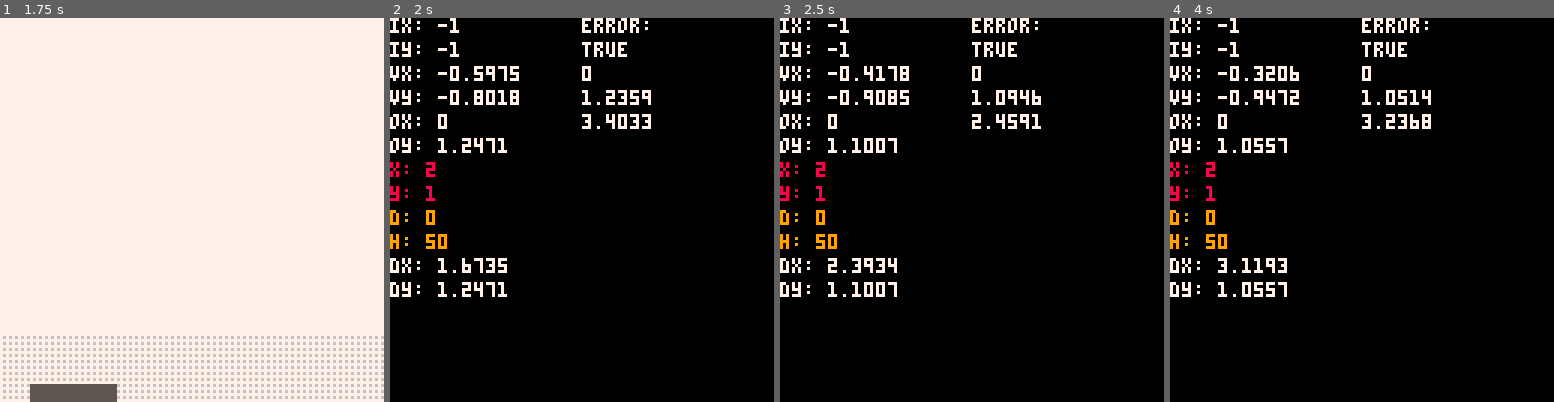
Above: before the commit, frames 1-4 (left to right).
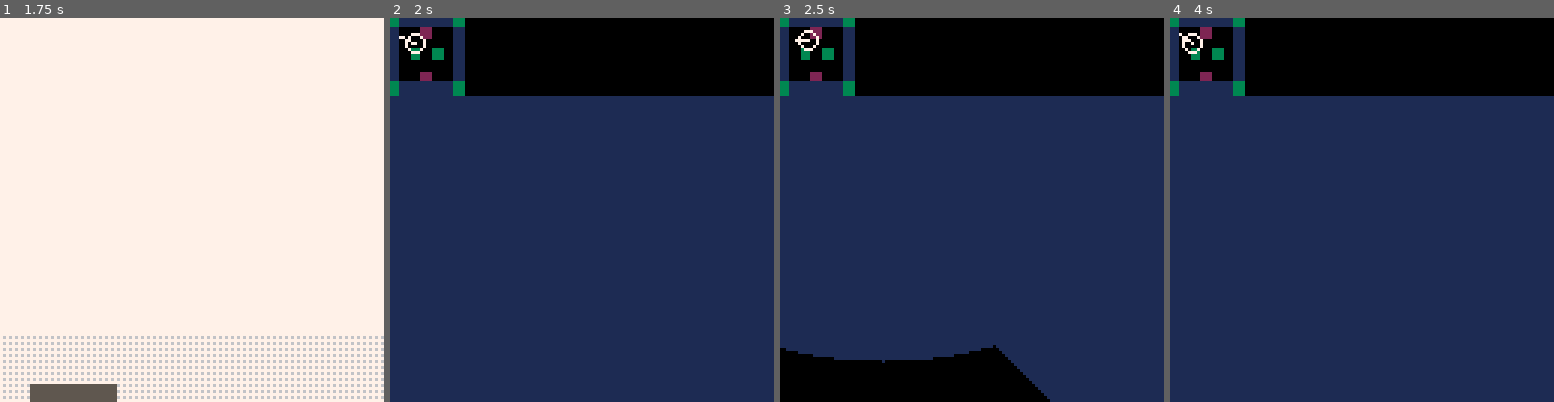
Above: after the commit, the same moments.

Repository: DorkOrca/pico8
Game: PICO-8 cartridge fps.p8
Same seed, same stepped clock (60 frames per second), same inputs: the game is played once before the commit and once after it.
Inputs:
- Up to frame 1 (1.75 s): tap X (X key) at 0.33, 1.07 s; hold Right from 1.6 s (still down)
- Up to frame 2 (2 s): keep holding Right; tap X (X key) at 1.85 s
- Up to frame 3 (2.5 s): release Right at 2.1 s; hold Up 2.15-2.42 s; hold Right from 2.47 s (still down)
- Up to frame 4 (4 s): tap X (X key) at 2.97 s; release Right at 3.03 s; hold Left 3.08-3.58 s; hold Down 3.63-3.97 s

Frame 1 is identical in both runs. In frame 2, 83% of the frame differs, in the area x 0-100%, y 0-100%; in frame 3, 76%; in frame 4, 83%.

Commit message:
Still working on raycasting (it's nearly done)

Diff:
--- a/fps.p8
+++ b/fps.p8
@@ -32,6 +32,8 @@
 player = {}
 player.xPos = 40
 player.yPos = 40
+player.xVel = 0
+player.yVel = 0
 player.zRot = 180
 player.FOV = 90
 
@@ -41,11 +43,13 @@
 h = 50
 mapA =
 {
-{3, 1, 1, 1, 3,},
-{1, 0, 0, 0, 1,},
-{1, 0, 0, 0, 1,},
-{1, 0, 2, 0, 1,},
-{3, 1, 1, 1, 3,},
+{3, 1, 1, 1, 1, 1, 3,},
+{1, 0, 0, 2, 0, 0, 1,},
+{1, 0, 0, 0, 0, 0, 1,},
+{1, 0, 3, 0, 3, 0, 1,},
+{1, 0, 0, 0, 0, 0, 1,},
+{1, 0, 0, 2, 0, 0, 1,},
+{3, 1, 1, 1, 1, 1, 3,},
 }
 
 --Screen IDs
@@ -267,8 +271,9 @@
         px = player.xPos
         py = player.yPos
 
-        x = flr(player.xPos / cellSize)
-        y = flr(player.yPos / cellSize)
+        x = player.xPos / cellSize
+        y = player.yPos / cellSize
+
         pa = player.zRot / 360
 
         -- Find ray direction
@@ -298,7 +303,7 @@
 
         while true do
             -- Horizontal intersection
-            if (abs(x) < abs(oy)) then
+            if (abs(ox) < abs(oy)) then
                 x += ix
                 d = ox
                 ox += dx
@@ -310,20 +315,22 @@
             end
 
 	    if(d == 0) and (printed == false) then
-                print("error:",64,0,7)
-		print(ox < oy,64,8,7)
-		print(d,64,16,7)
-		print(ox,64,24,7)
-		print(oy,64,32,7)
-
-		printed = true
-		break
+            print("error:",64,0,7)
+            print(ox < oy,64,8,7)
+            print("d: "..d,64,16,7)
+            print("ox: "..ox,64,24,7)
+            print("oy: "..oy,64,32,7)
+            print(ox-dx,64,40,7)
+            print(oy-dy,64,48,7)
+
+            printed = true
+            break
 	    end
 
 
             // Check for collision
-            if (mapCollide(mapA, x, y) > 0 or x > #mapA or y > #mapA[1]) then
-                line(i, 64 - h / d, i, 64 + h / d, mapA[y][x])
+            if (mapCollide(mapA, flr(x), flr(y)) > 0 or x > #mapA or y > #mapA[1]) then
+                line(i, 64 - h / d, i, 64 + h / d, mapA[flr(y)][flr(x)])
                 break
             end
         end
@@ -340,6 +347,22 @@
         player.zRot += 3
     elseif(btn(1)) then
         player.zRot -= 3
+    end
+
+    if(btn(2)) then
+        pa = player.zRot / 360
+        player.xVel = cos(pa / 512)
+        player.yVel = sin(pa / 512)
+
+        player.xPos += player.xVel
+        player.yPos += player.yVel
+    elseif(btn(3)) then
+        pa = player.zRot / 360
+        player.xVel = cos(pa / 512)
+        player.yVel = sin(pa / 512)
+
+        player.xPos -= player.xVel
+        player.yPos -= player.yVel
     end
 end
 
@@ -374,13 +397,8 @@
     line(x, y, vx + x, vy + x, 7)
 end
 
-function drawRoom()
-    cls()
-    raycast()
-    movePlayer()
-    -- drawMap(mapA)
-    -- drawPlayer(3, 7)
-    -- print(player.zRot, 0, 0, 0)
+function debugRoom()
+    print(player.zRot, 0, 0, 0)
     print("x: "..x,0,48,8)
     print("y: "..y,0,56,8)
     print("ix: "..ix,0,0,7)
@@ -393,6 +411,15 @@
     print("h: "..h,0,72,9)
     print("dx: "..dx,0,80,7)
     print("dy: "..dy,0,88,7)
+end
+
+function drawRoom()
+    cls()
+    raycast()
+    movePlayer()
+    drawMap(mapA)
+    drawPlayer(3, 7)
+
 end
 
 -->8
